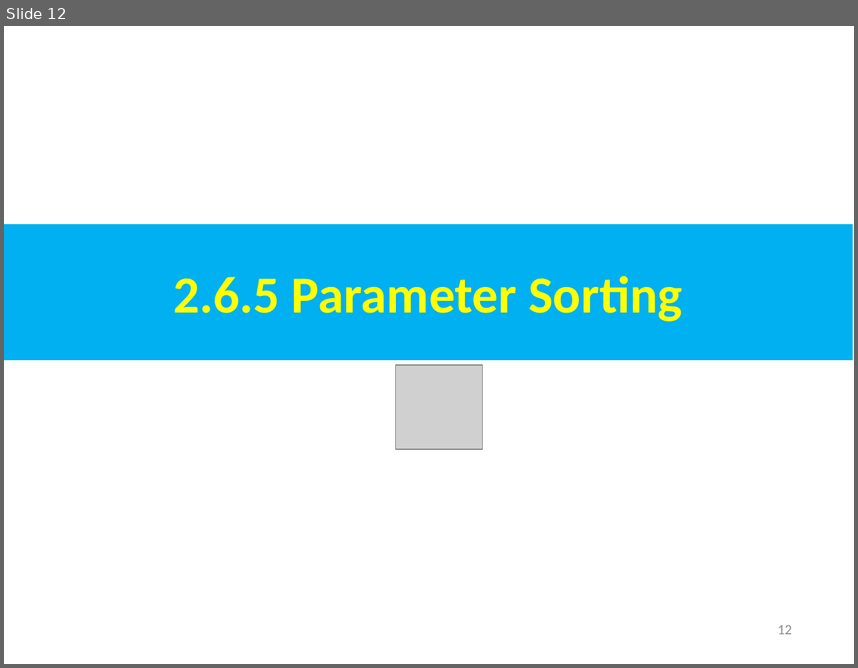
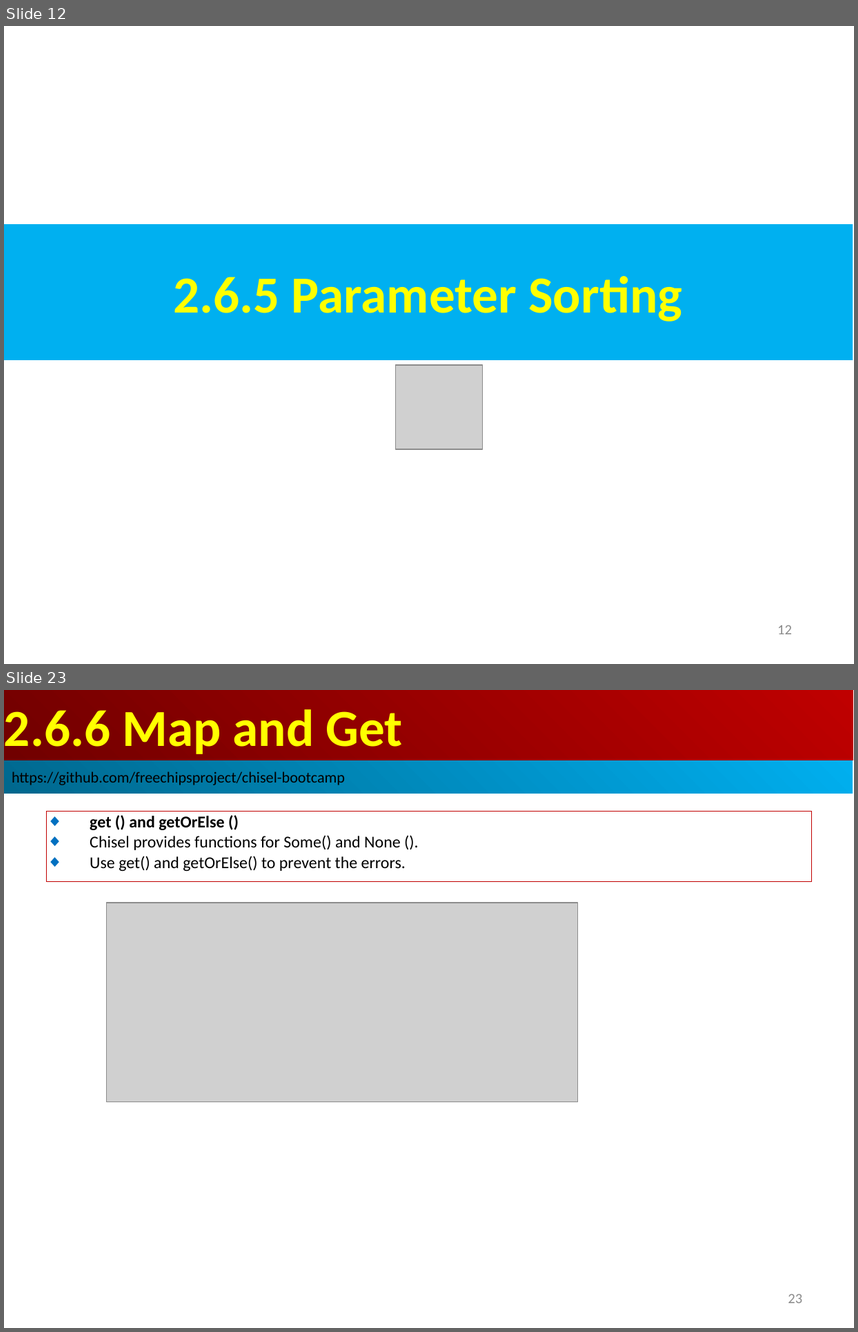
Before and after one commit to peterhchen/AIU_CS800_Chisel, a slide deck: 300_UCB_BC/003.1_Parameter/000_Video/003.1_Parameter.ppt. Shown one above the other, each under a label of ours: slide 12 before the commit, slides 12 and 23 after it; the slides between them are not shown. The pictures are 858x668 and 858x1332 pixels, drawn with LibreOffice and Linux fonts; fonts in the diff are those of the drawing; grey boxes stand for pictures. Boxes give left, top, right and bottom in pixels: in the first picture for what was removed or moved away, otherwise in the second. Text is boxed around its words. In the diff, an @@ line names an element or a change of style, - is before the commit and + after.

```diff
--- a/300_UCB_BC/003.1_Parameter/000_Video/003.1_Parameter.ppt
+++ b/300_UCB_BC/003.1_Parameter/000_Video/003.1_Parameter.ppt
@@ slide 23 added at [4,690,854,1328], background #FFFFFF @@
@@ rectangle added at [4,690,853,760], fill gradient #BF0000 to #710000, 44 pt, text #FFFF00, bold @@
+2.6.6 Map and Get
@@ rectangle added at [4,760,853,793], fill gradient #00AFEF to #00688E, 13 pt, text #000000 @@
+https://github.com/freechipsproject/chisel-bootcamp
@@ rectangle added at [47,811,811,881], outline #C00000 0.74 pt, 14 pt, text #000000 @@
+◆ get () and getOrElse ()
+◆ Chisel provides functions for Some() and None ().
+◆ Use get() and getOrElse() to prevent the errors.
@@ picture added at [107,903,578,1101] @@
@@ page number added at [788,1294,802,1303], 12 pt, text #8B8B8B @@
+23
```
Also in this commit, not shown: 2 slides changed, 37 other slides added.
